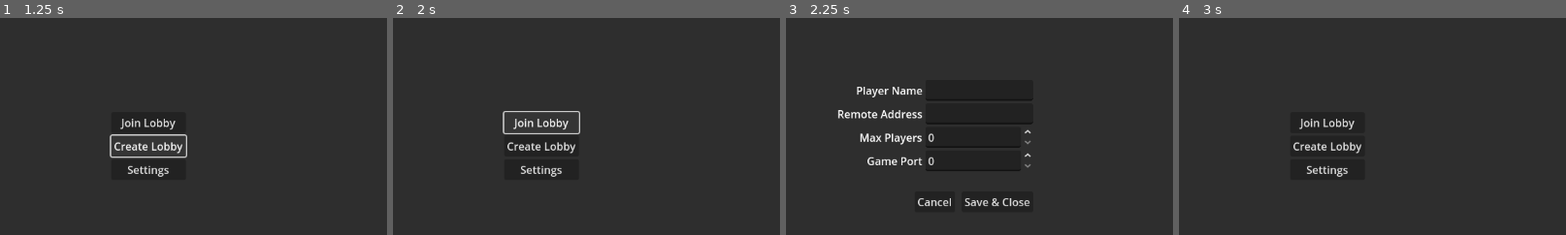
Above: before the commit, frames 1-4 (left to right).
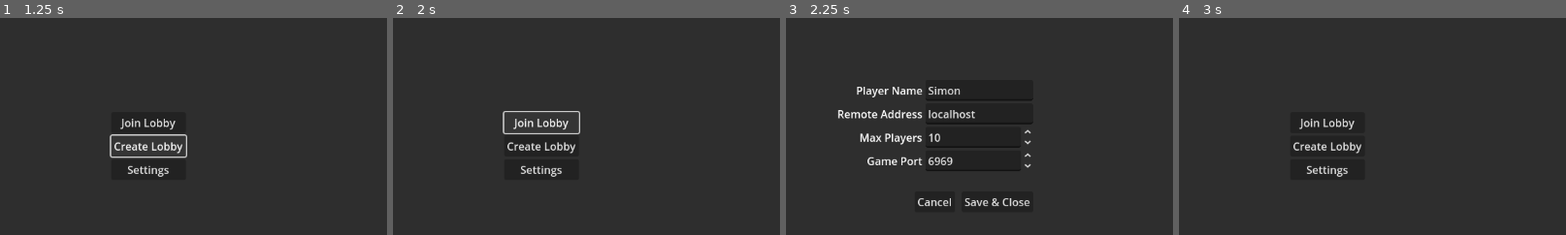
Above: after the commit, the same moments.

Repository: simonkuhlo/Duels1895
Game: Godot game, scene res://System/main.tscn
The game is run twice, just before and just after one commit, with the same random seed, the same clock (stepped at 60 frames per second) and the same inputs.
Inputs:
- Up to frame 1 (1.25 s): click "Create Lobby" at 0.5 s
- Up to frame 2 (2 s): click "Join Lobby" at 1.25 s
- Up to frame 3 (2.25 s): click "Settings" at 2 s
- Up to frame 4 (3 s): click "Cancel" at 2.75 s
The pictures show only the part of the screen within x 31-81%, y 23-73%; the shares and areas given below are measured in that part.

Frames 1-2 are identical in both runs. In frame 3, 0.7% of the frame differs, in the area x 36-64%, y 31-70%; in frame 4, nothing differs.
Error before the commit: Invalid access to property or key 'connection_settings' on a base object of type 'Node'. (res://Ui/Lobby/connection_settings_editor.gd:12)

Commit message:
customize state chart system

Diff:
--- /dev/null
+++ b/Items/Gun/TestGun/test_gun_equipped_item.tscn
@@ -0,0 +1,89 @@
+[gd_scene load_steps=8 format=3 uid="uid://bsu4skealuc0t"]
+
+[ext_resource type="PackedScene" uid="uid://bdk4f5f26rruv" path="res://Items/_Templates/Tool/Weapon/Gun/gun_equipped_item.tscn" id="1_p3rdd"]
+[ext_resource type="PackedScene" uid="uid://d0qhpnij7ow5h" path="res://Assets/Revolver/revolver.fbx" id="2_0vnbi"]
+[ext_resource type="Script" uid="uid://7a85ty71dvvx" path="res://System/Statechart/state_chart.gd" id="3_my1jw"]
+[ext_resource type="Script" uid="uid://cvf1lgghj5x1v" path="res://System/Statechart/States/compound_state.gd" id="4_yg6gr"]
+[ext_resource type="Script" uid="uid://dtpyv07hk2ad1" path="res://System/Statechart/States/atomic_state.gd" id="5_j314w"]
+[ext_resource type="Script" uid="uid://caf21qoirw4cy" path="res://System/Statechart/Transition/state_transition.gd" id="6_33u5i"]
+[ext_resource type="Script" uid="uid://bkyxe1juynmib" path="res://System/Statechart/Transition/Guards/delay_guard.gd" id="7_7476b"]
+
+[node name="TestGunEquippedItem" instance=ExtResource("1_p3rdd")]
+
+[node name="revolver" parent="." index="0" instance=ExtResource("2_0vnbi")]
+transform = Transform3D(1.50996e-07, 0, -2, 0, 2, 0, 2, 0, 1.50996e-07, 0, 0, 0)
+
+[node name="StateChart" type="Node" parent="." index="1"]
+script = ExtResource("3_my1jw")
+metadata/_custom_type_script = "uid://7a85ty71dvvx"
+
+[node name="Root" type="Node" parent="StateChart" index="0" node_paths=PackedStringArray("default_substate")]
+script = ExtResource("4_yg6gr")
+default_substate = NodePath("Idle")
+metadata/_custom_type_script = "uid://cvf1lgghj5x1v"
+
+[node name="Idle" type="Node" parent="StateChart/Root" index="0"]
+script = ExtResource("5_j314w")
+metadata/_custom_type_script = "uid://dtpyv07hk2ad1"
+
+[node name="ToAiming" type="Node" parent="StateChart/Root/Idle" index="0" node_paths=PackedStringArray("to")]
+script = ExtResource("6_33u5i")
+to = NodePath("../../Aiming")
+delay_seconds = 0.0
+metadata/_custom_type_script = "uid://caf21qoirw4cy"
+
+[node name="DelayGuard" type="Node" parent="StateChart/Root/Idle/ToAiming" index="0" node_paths=PackedStringArray("state_to_watch")]
+script = ExtResource("7_7476b")
+state_to_watch = NodePath("../..")
+delay_seconds = 1.0
+metadata/_custom_type_script = "uid://bkyxe1juynmib"
+
+[node name="Aiming" type="Node" parent="StateChart/Root" index="1"]
+script = ExtResource("5_j314w")
+metadata/_custom_type_script = "uid://dtpyv07hk2ad1"
+
+[node name="ToShooting" type="Node" parent="StateChart/Root/Aiming" index="0" node_paths=PackedStringArray("to")]
+script = ExtResource("6_33u5i")
+to = NodePath("../../Shooting")
+delay_seconds = 0.0
+metadata/_custom_type_script = "uid://caf21qoirw4cy"
+
+[node name="DelayGuard" type="Node" parent="StateChart/Root/Aiming/ToShooting" index="0" node_paths=PackedStringArray("state_to_watch")]
+script = ExtResource("7_7476b")
+state_to_watch = NodePath("../..")
+delay_seconds = 1.0
+metadata/_custom_type_script = "uid://bkyxe1juynmib"
+
+[node name="Shooting" type="Node" parent="StateChart/Root" index="2"]
+script = ExtResource("5_j314w")
+metadata/_custom_type_script = "uid://dtpyv07hk2ad1"
+
+[node name="ToReloading" type="Node" parent="StateChart/Root/Shooting" index="0" node_paths=PackedStringArray("to")]
+script = ExtResource("6_33u5i")
+to = NodePath("../../Reloading")
+delay_seconds = 0.0
+metadata/_custom_type_script = "uid://caf21qoirw4cy"
+
+[node name="DelayGuard" type="Node" parent="StateChart/Root/Shooting/ToReloading" index="0" node_paths=PackedStringArray("state_to_watch")]
+script = ExtResource("7_7476b")
+state_to_watch = NodePath("../..")
+delay_seconds = 1.0
+metadata/_custom_type_script = "uid://bkyxe1juynmib"
+
+[node name="Reloading" type="Node" parent="StateChart/Root" index="3"]
+script = ExtResource("5_j314w")
+metadata/_custom_type_script = "uid://dtpyv07hk2ad1"
+
+[node name="ToIdle" type="Node" parent="StateChart/Root/Reloading" index="0" node_paths=PackedStringArray("to")]
+script = ExtResource("6_33u5i")
+to = NodePath("../../Idle")
+delay_seconds = 0.0
+metadata/_custom_type_script = "uid://caf21qoirw4cy"
+
+[node name="DelayGuard" type="Node" parent="StateChart/Root/Reloading/ToIdle" index="0" node_paths=PackedStringArray("state_to_watch")]
+script = ExtResource("7_7476b")
+state_to_watch = NodePath("../..")
+delay_seconds = 1.0
+metadata/_custom_type_script = "uid://bkyxe1juynmib"
+
+[connection signal="state_switched" from="StateChart/Root" to="." method="_on_root_state_switched"]
--- a/Items/_Templates/Tool/Weapon/Gun/TestGun/testgun.tres
+++ b/Items/Gun/TestGun/testgun.tres
@@ -1,7 +1,7 @@
 [gd_resource type="Resource" script_class="GunItem" load_steps=3 format=3 uid="uid://wp5415ckmxuv"]
 
 [ext_resource type="Script" uid="uid://dpkcrk3e7et0j" path="res://Items/_Templates/Tool/Weapon/Gun/gun_item.gd" id="1_6ab2c"]
-[ext_resource type="PackedScene" uid="uid://bsu4skealuc0t" path="res://Items/_Templates/Tool/Weapon/Gun/TestGun/test_gun_equipped_item.tscn" id="1_55xhu"]
+[ext_resource type="PackedScene" uid="uid://bsu4skealuc0t" path="res://Items/Gun/TestGun/test_gun_equipped_item.tscn" id="1_55xhu"]
 
 [resource]
 script = ExtResource("1_6ab2c")
--- a/Items/_Data/default_item_db.tres
+++ b/Items/_Data/default_item_db.tres
@@ -4,7 +4,7 @@
 [ext_resource type="Resource" uid="uid://d0pfuiioo4pu4" path="res://Items/TestItem/test_item.tres" id="2_esggx"]
 [ext_resource type="Script" uid="uid://dyrnye40dnsve" path="res://System/Items/Core/item_reference_db.gd" id="2_uxwt2"]
 [ext_resource type="PackedScene" uid="uid://3qy1ind6vn2l" path="res://Items/_Data/_Defaults/default_equipped_item.tscn" id="3_esggx"]
-[ext_resource type="Resource" uid="uid://wp5415ckmxuv" path="res://Items/_Templates/Tool/Weapon/Gun/TestGun/testgun.tres" id="3_jxoet"]
+[ext_resource type="Resource" uid="uid://wp5415ckmxuv" path="res://Items/Gun/TestGun/testgun.tres" id="3_jxoet"]
 [ext_resource type="PackedScene" uid="uid://g8li15ckmp3y" path="res://Items/_Data/_Defaults/default_world_item.tscn" id="4_k8bs4"]
 
 [resource]
--- a/Items/_Templates/Tool/Weapon/Gun/TestGun/test_gun_equipped_item.tscn
+++ /dev/null
@@ -1,9 +0,0 @@
-[gd_scene load_steps=3 format=3 uid="uid://bsu4skealuc0t"]
-
-[ext_resource type="PackedScene" uid="uid://bdk4f5f26rruv" path="res://Items/_Templates/Tool/Weapon/Gun/gun_equipped_item.tscn" id="1_p3rdd"]
-[ext_resource type="PackedScene" uid="uid://d0qhpnij7ow5h" path="res://Assets/Revolver/revolver.fbx" id="2_0vnbi"]
-
-[node name="TestGunEquippedItem" instance=ExtResource("1_p3rdd")]
-
-[node name="revolver" parent="." index="1" instance=ExtResource("2_0vnbi")]
-transform = Transform3D(1.50996e-07, 0, -2, 0, 2, 0, 2, 0, 1.50996e-07, 0, 0, 0)
--- a/Items/_Templates/Tool/Weapon/Gun/gun_equipped_item.tscn
+++ b/Items/_Templates/Tool/Weapon/Gun/gun_equipped_item.tscn
@@ -1,8 +1,5 @@
-[gd_scene load_steps=3 format=3 uid="uid://bdk4f5f26rruv"]
+[gd_scene load_steps=2 format=3 uid="uid://bdk4f5f26rruv"]
 
 [ext_resource type="PackedScene" uid="uid://vcms5ou6eky8" path="res://Items/_Templates/Tool/Weapon/weapon_equipped_item.tscn" id="1_1vnc5"]
-[ext_resource type="PackedScene" uid="uid://clsurtm10to0e" path="res://System/Items/Core/Inventory Element/Slot/inventory_slot.tscn" id="3_gcild"]
 
 [node name="GunEquippedItem" instance=ExtResource("1_1vnc5")]
-
-[node name="InventorySlot" parent="." index="0" instance=ExtResource("3_gcild")]
--- a/Items/_Templates/Tool/tool_equipped_item.gd
+++ b/Items/_Templates/Tool/tool_equipped_item.gd
@@ -22,3 +22,7 @@
 				aiming = true
 			else:
 				aiming = false
+
+
+func _on_root_state_switched(old_state: Variant, new_state: Variant) -> void:
+	print(new_state)
--- a/Maps/Testworld/test_world.tscn
+++ b/Maps/Testworld/test_world.tscn
@@ -16,7 +16,7 @@
 [ext_resource type="PackedScene" uid="uid://cb1t5f6cdur34" path="res://System/Items/Nodes/world_item_spawner.tscn" id="13_kjpmb"]
 [ext_resource type="Script" uid="uid://csn5lympiiciq" path="res://System/Items/Core/item_instance.gd" id="14_a58uu"]
 [ext_resource type="Resource" uid="uid://d0pfuiioo4pu4" path="res://Items/TestItem/test_item.tres" id="14_x3ct3"]
-[ext_resource type="Resource" uid="uid://wp5415ckmxuv" path="res://Items/_Templates/Tool/Weapon/Gun/TestGun/testgun.tres" id="17_0i1fw"]
+[ext_resource type="Resource" uid="uid://wp5415ckmxuv" path="res://Items/Gun/TestGun/testgun.tres" id="17_0i1fw"]
 
 [sub_resource type="ProceduralSkyMaterial" id="ProceduralSkyMaterial_dxppu"]
 sky_horizon_color = Color(0.662243, 0.671743, 0.686743, 1)
--- a/System/MultiplayerLobby/lobby.tscn
+++ b/System/Multiplayer Lobby/lobby.tscn
@@ -1,6 +1,6 @@
 [gd_scene load_steps=2 format=3 uid="uid://comvymiqalc7a"]
 
-[ext_resource type="Script" uid="uid://cu0mm5hw061gg" path="res://System/MultiplayerLobby/lobby.gd" id="1_1rvit"]
+[ext_resource type="Script" uid="uid://d0rpsdqxy34ss" path="res://System/Multiplayer Lobby/lobby.gd" id="1_1rvit"]
 
 [node name="Lobby" type="Node"]
 script = ExtResource("1_1rvit")
--- a/System/Settings/settings.tscn
+++ b/System/Settings/settings.tscn
@@ -1,8 +1,8 @@
 [gd_scene load_steps=6 format=3 uid="uid://b6iot81rg2ivk"]
 
-[ext_resource type="Script" uid="uid://clm11t534lh4b" path="res://System/settings.gd" id="1_x2hje"]
-[ext_resource type="Script" uid="uid://qv217dug5fkv" path="res://System/MultiplayerLobby/connection_settings.gd" id="2_3ykye"]
-[ext_resource type="Script" uid="uid://235p6k3fa0a8" path="res://System/MultiplayerLobby/profile.gd" id="3_gc0em"]
+[ext_resource type="Script" uid="uid://c2nsq67slciu" path="res://System/Settings/settings.gd" id="1_x2hje"]
+[ext_resource type="Script" uid="uid://cpd35l3wr54n7" path="res://System/Multiplayer Lobby/connection_settings.gd" id="2_3ykye"]
+[ext_resource type="Script" uid="uid://bvavgicdbclrr" path="res://System/Multiplayer Lobby/profile.gd" id="3_gc0em"]
 
 [sub_resource type="Resource" id="Resource_cj1lu"]
 script = ExtResource("3_gc0em")
--- /dev/null
+++ b/System/Statechart/States/atomic_state.gd
@@ -0,0 +1,21 @@
+@icon("res://System/Statechart/Assets/Icons/AtomicState.svg")
+@tool
+extends StateChartState
+class_name AtomicState
+
+func _get_configuration_warnings() -> PackedStringArray:
+	var warnings: PackedStringArray = []
+
+	if get_parent() is not ParentState:
+		warnings.append("AtomicStates need to be the Child of a ParentState.")
+
+	if get_parent() is CompoundState:
+		if !transitions:
+			warnings.append("This State has no Transitions, but is the child of a CompundState")
+
+	for child in get_children():
+		if not child is StateTransition:
+			warnings.append("Child node '%s' is not a StateTransition. Only StateTransition nodes should be added as children." % child.name)
+		if child is StateChartState:
+			warnings.append("Child node '%s' is a StateChartState. AtomicStates can't take States as children." % child.name)
+	return warnings
--- /dev/null
+++ b/System/Statechart/States/compound_state.gd
@@ -0,0 +1,67 @@
+@icon("res://System/Statechart/Assets/Icons/CompoundState.svg")
+@tool
+extends ParentState
+class_name CompoundState
+
+signal state_switched(old_state, new_state)
+
+@export var default_substate:StateChartState
+
+var current_state:StateChartState:
+	set(new_state):
+		_switch_state(new_state)
+	get():
+		return current_state
+var _current_state:StateChartState
+
+func activate() -> void:
+	_switch_state(default_substate)
+	super.activate()
+
+func on_tick() -> void:
+	super.on_tick()
+	if active:
+		if _current_state:
+			_current_state.on_tick()
+
+func on_processing(delta) -> void:
+	super.on_processing(delta)
+	if active:
+		if _current_state:
+			_current_state.on_processing(delta)
+
+func on_physics_processing(delta) -> void:
+	super.on_physics_processing(delta)
+	if active:
+		if _current_state:
+			_current_state.on_physics_processing(delta)
+
+func _switch_state(new_state:StateChartState) -> void:
+	if new_state not in child_states:
+		push_error("Trying to switch to a State that is not a child state of this ParentState")
+		return
+	var old_state:StateChartState = _current_state
+	if _current_state:
+		_current_state.deactivate()
+	new_state.activate()
+	_current_state = new_state
+	state_switched.emit(old_state, new_state)
+
+func _on_want_transition(transition:StateTransition) -> void:
+	_switch_state(transition.to)
+
+func _add_child_state(child_state:StateChartState) -> void:
+	if !Engine.is_editor_hint():
+		child_state.want_transition.connect(_on_want_transition)
+	super._add_child_state(child_state)
+
+func _get_configuration_warnings() -> PackedStringArray:
+	var warnings: PackedStringArray = []
+
+	if !default_substate:
+		warnings.append("No default Substate selected.")
+
+	if !child_states:
+		warnings.append("No child states found.")
+
+	return warnings
--- /dev/null
+++ b/System/Statechart/States/parallel_state.gd
@@ -0,0 +1,32 @@
+@icon("res://System/Statechart/Assets/Icons/ParallelState.svg")
+@tool
+extends ParentState
+class_name ParallelState
+
+## Called when State gets activated
+func activate() -> void:
+	super.activate()
+	for child_state in child_states:
+		child_state.activate()
+
+func on_processing(delta) -> void:
+	super.on_processing(delta)
+	for child_state in child_states:
+		child_state.on_processing(delta)
+
+func on_physics_processing(delta) -> void:
+	super.on_physics_processing(delta)
+	for child_state in child_states:
+		child_state.on_physics_processing(delta)
+
+## Called when State gets deactivated
+func deactivate() -> void:
+	super.deactivate()
+	for child_state in child_states:
+		child_state.deactivate()
+
+func on_tick():
+	super.on_tick()
+	if active:
+		for child_state:StateChartState in child_states:
+			child_state.on_tick()
--- /dev/null
+++ b/System/Statechart/States/parent_state.gd
@@ -0,0 +1,58 @@
+@icon("res://System/Statechart/Assets/Icons/StateInterface.svg")
+@tool
+extends StateChartState
+class_name ParentState
+
+
+var _cached_child_states: Array[StateChartState] = []
+var child_states: Array[StateChartState]:
+	get:
+		if _cached_child_states.is_empty():
+			_add_all_child_states()
+		return _cached_child_states
+
+func _ready() -> void:
+	super._ready()
+
+func _on_child_entered_tree(node) -> void:
+	if node is StateChartState:
+		_add_child_state(node)
+	super._on_child_entered_tree(node)
+
+func _on_child_exiting_tree(node) -> void:
+	if node is StateChartState:
+		_remove_child_state(node)
+	super._on_child_entered_tree(node)
+
+func on_tick() -> void:
+	super.on_tick()
+	for child_state in child_states:
+		child_state.on_tick()
+
+func _edit_state_chart(new_state_chart) -> void:
+	super._edit_state_chart(new_state_chart)
+	for child in child_states:
+		child.state_chart = new_state_chart
+
+func _add_all_child_states() -> void:
+	_cached_child_states = []
+	for child in get_children():
+		if child is StateChartState:
+			_add_child_state(child)
+
+func _add_child_state(child_state:StateChartState) -> void:
+	if child_state not in _cached_child_states:
+		_cached_child_states.append(child_state)
+	if Engine.is_editor_hint():
+		update_configuration_warnings()
+
+func _remove_child_state(child_state:StateChartState) -> void:
+	_cached_child_states.erase(child_state)
+	if !Engine.is_editor_hint():
+		update_configuration_warnings()
+
+func _get_configuration_warnings() -> PackedStringArray:
+	var warnings: PackedStringArray = []
+	if child_states.is_empty():
+		warnings.append("No child states found.")
+	return warnings
--- a/System/Statechart/States/state_chart_state.gd
+++ b/System/Statechart/States/state_chart_state.gd
@@ -12,7 +12,7 @@
 ## Emitted when active and processing (once per frame)
 signal processing(delta)
 
-## Emitted when active and physics_processing (once per physics_tick)
+## Emitted when active and physics_processing (once per physics tick)
 signal physics_processing(delta)
 
 ## Emitted when State gets deactivated
@@ -69,11 +69,6 @@
 ## Called when SceneTree has changed
 func _on_tree_changed() -> void:
 	update_configuration_warnings()
-
-## Called when the StateChart received an event
-func on_event_received(event:StringName) -> void:
-	for transition:StateTransition in transitions:
-		transition.on_event_received(event)
 
 ## Called every StateChart tick
 func on_tick() -> void:
--- /dev/null
+++ b/System/Statechart/Transition/Guards/delay_guard.gd
@@ -0,0 +1,32 @@
+@icon("res://System/Statechart/Assets/Icons/ActiveStateGuard.svg")
+@tool
+extends TransitionGuard
+class_name DelayGuard
+
+@export var state_to_watch:StateChartState
+
+@export var delay_seconds:float = 0:
+	set(seconds):
+		delay_seconds = seconds
+		update_configuration_warnings()
+
+var timer:Timer = Timer.new()
+
+func _ready():
+	timer.autostart = false
+	timer.one_shot = true
+	timer.wait_time = delay_seconds
+	add_child(timer)
+	state_to_watch.activated.connect(_on_state_to_watch_activated)
+
+func _on_state_to_watch_activated():
+	timer.start()
+
+func is_statisfied() -> bool:
+	if timer.is_stopped():
+		return true
+	return false
+
+func _get_configuration_warnings() -> PackedStringArray:
+	var warnings: PackedStringArray = []
+	return warnings
--- a/System/Statechart/Transitions/state_transition.gd
+++ b/System/Statechart/Transition/state_transition.gd
@@ -12,12 +12,6 @@
 		to = new_state
 		name = "To" + new_state.name
 		update_configuration_warnings()
-
-## The Event that should trigger this Transition
-@export var trigger:StringName
-
-## Delay in Seconds before transitioning
-@export var delay_seconds:float
 
 ## Private variable, use "guards"
 var _cached_guards:Array[TransitionGuard] = []
@@ -67,14 +61,8 @@
 func _on_tree_changed() -> void:
 	update_configuration_warnings()
 
-## Check if received Event is the same as the Trigger of this Transition
-func on_event_received(event:StringName) -> void:
-	if event == trigger:
-		try_transition()
-
 ## Check all Guards if they are statisfied. If they are, signal that transition is possible
 func try_transition() -> void:
-	#print(name)
 	for guard:TransitionGuard in guards:
 		if !guard.is_statisfied():
 			return
--- a/System/Statechart/state_chart.gd
+++ b/System/Statechart/state_chart.gd
@@ -26,9 +26,6 @@
 		root_state.on_tick()
 		root_state.on_physics_processing(delta)
 
-func send_event(event:StringName):
-	root_state.on_event_received(event)
-
 func _get_configuration_warnings() -> PackedStringArray:
 	var warnings: PackedStringArray = []
 
--- a/project.godot
+++ b/project.godot
@@ -18,7 +18,7 @@
 [autoload]
 
 Items="*res://System/Items/Core/Autoload/items.tscn"
-Lobby="*res://System/MultiplayerLobby/lobby.tscn"
+Lobby="*res://System/Multiplayer Lobby/lobby.tscn"
 Settings="*res://System/Settings/settings.tscn"
 MapLoader="*res://Maps/_System/multiplayer_map_loader.tscn"
 
Renamed: System/MultiplayerLobby/connection_settings.gd -> System/Multiplayer Lobby/connection_settings.gd
Renamed: System/MultiplayerLobby/default_connection_settings.tres -> System/Multiplayer Lobby/default_connection_settings.tres
Renamed: System/MultiplayerLobby/lobby.gd -> System/Multiplayer Lobby/lobby.gd
Renamed: System/MultiplayerLobby/profile.gd -> System/Multiplayer Lobby/profile.gd
Renamed: System/Statechart/Transitions/transition_guard.gd -> System/Statechart/Transition/Guards/transition_guard.gd
